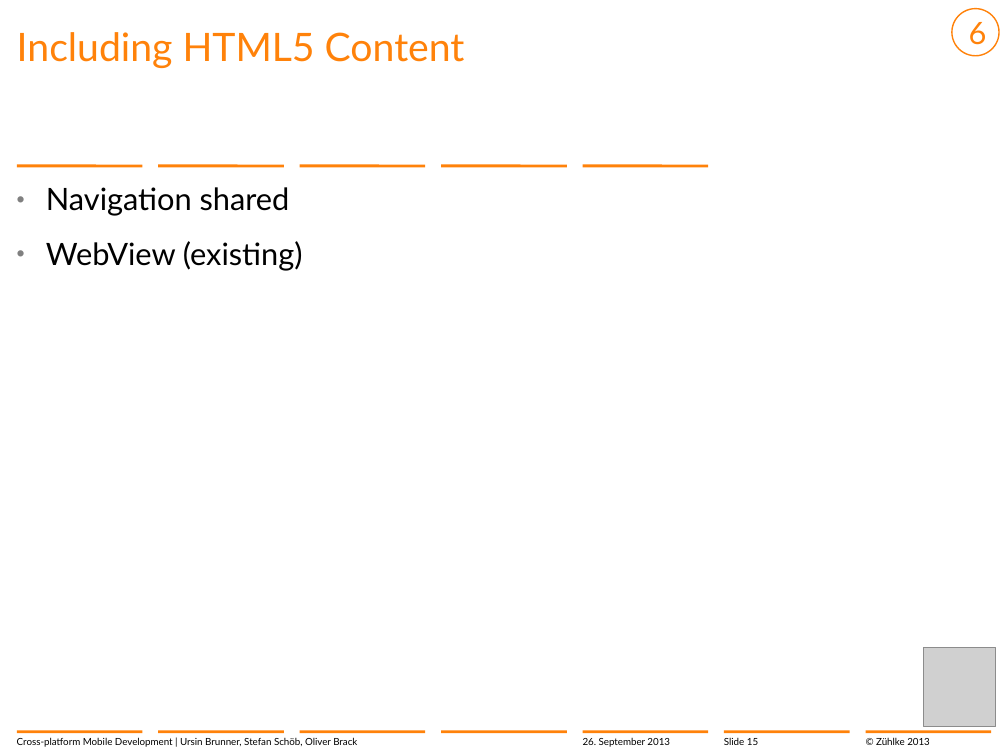
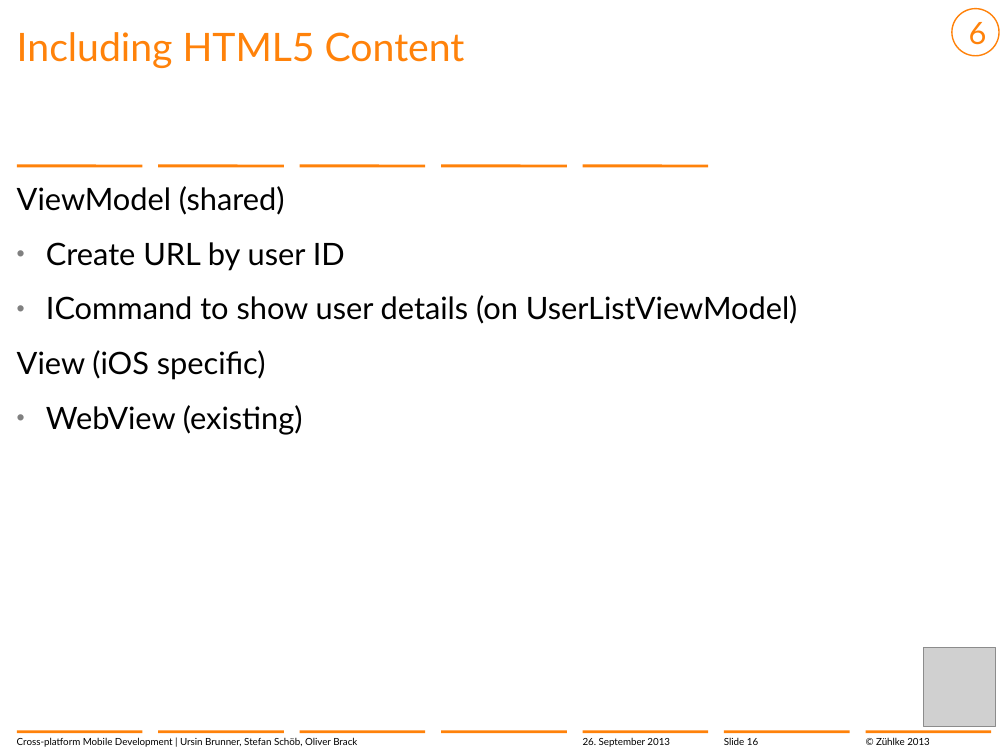
Before and after one commit to brunnurs/zxm, a slide deck: slide 16 of docs/13-09-26 Cross-platform mobile development with C#.pptx (slide 15 before the commit). Drawn at 1008x756 pixels with LibreOffice and Linux fonts; fonts in the diff are those of the drawing; grey boxes stand for pictures; background and template pictures are left out. Boxes give left, top, right and bottom in pixels: in the first picture for what was removed or moved away, otherwise in the second. Text is boxed around its words. In the diff, an @@ line names an element or a change of style, - is before the commit and + after.

```diff
--- a/docs/13-09-26 Cross-platform mobile development with C#.pptx
+++ b/docs/13-09-26 Cross-platform mobile development with C#.pptx
@@ text at bbox=[17, 186, 798, 380]: text changed @@
-  • Navigation shared
+ViewModel (shared)
+  • Create URL by user ID
+  • ICommand to show user details (on UserListViewModel)
+View (iOS specific)
@@ page number at bbox=[724, 738, 758, 745]: text changed @@
-Slide 15
+Slide 16
```
Also in this commit, not shown: 12 other slides changed, 1 slide added.
